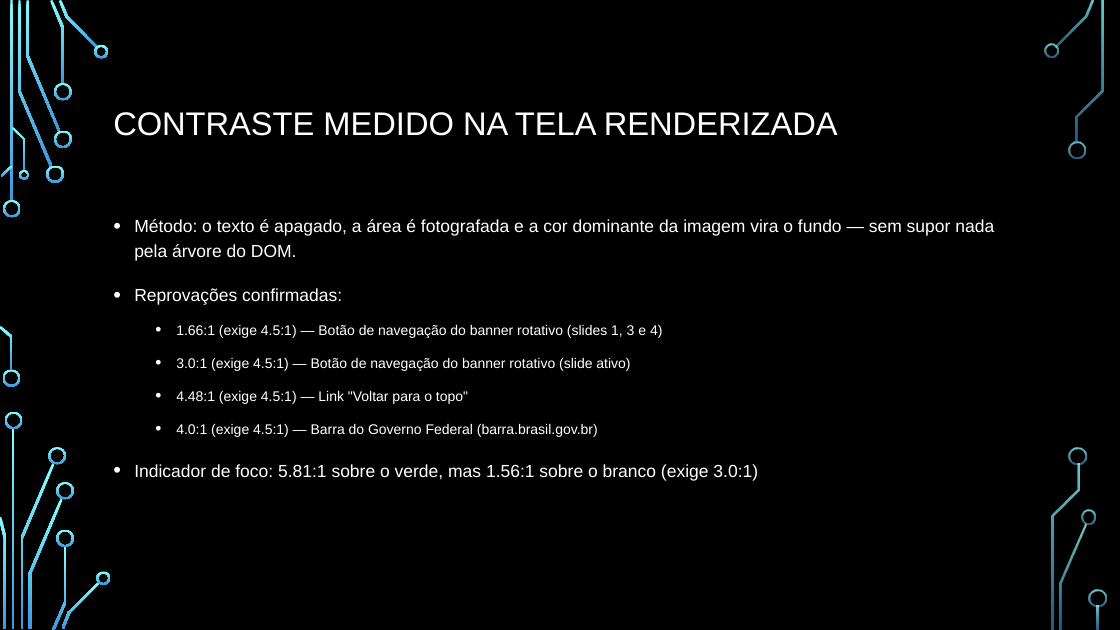
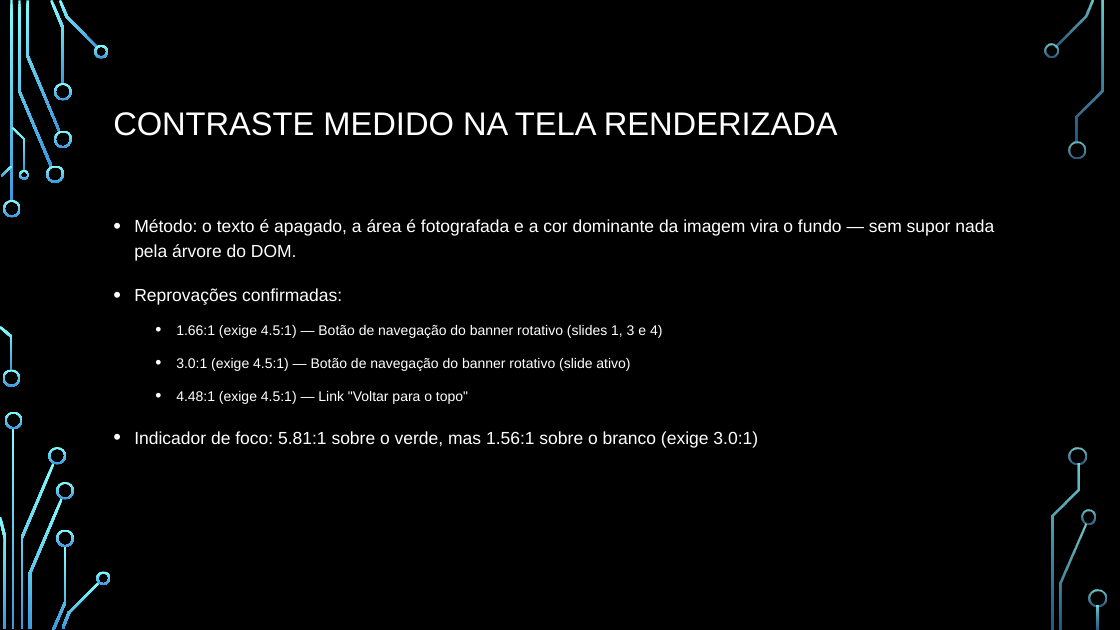
Before and after one commit to guilhermedopp/atividades, a slide deck: slide 10 of apresentacao/APRESENTACAO_AVALIACAO_ACESSIBILIDADE.pptx. Drawn at 1120x630 pixels with LibreOffice and Linux fonts; fonts in the diff are those of the drawing; background and template pictures are left out. Boxes give left, top, right and bottom in pixels: in the first picture for what was removed or moved away, otherwise in the second. Text is boxed around its words. In the diff, an @@ line names an element or a change of style, - is before the commit and + after.

```diff
--- a/apresentacao/APRESENTACAO_AVALIACAO_ACESSIBILIDADE.pptx
+++ b/apresentacao/APRESENTACAO_AVALIACAO_ACESSIBILIDADE.pptx
@@ text at [176,424,598,437]: paragraph removed @@
-  • 4.0:1 (exige 4.5:1) — Barra do Governo Federal (barra.brasil.gov.br)
```
Also in this commit, not shown: 6 other slides changed, 20 other files.
